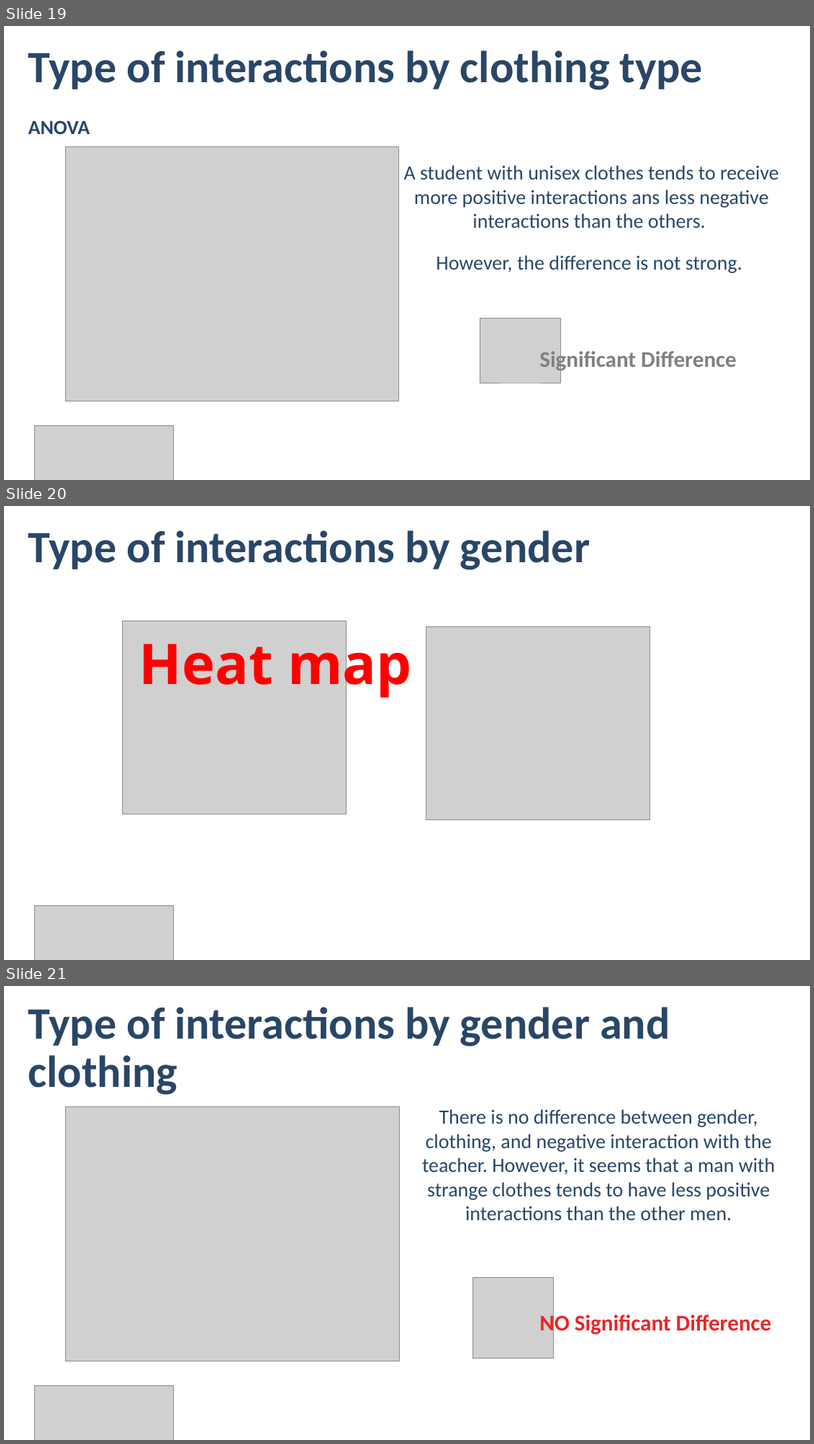
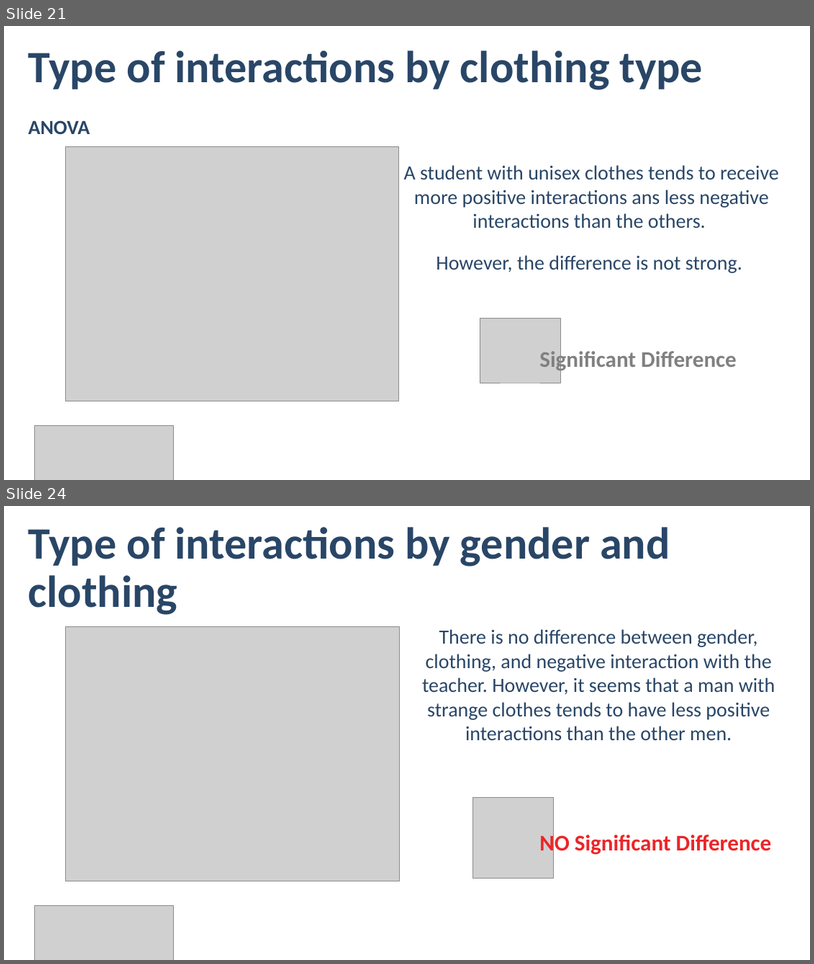
Before and after one commit to ogrnz/analytics-consulting, a slide deck: A/Presentation Case A.pptx. Shown one above the other, each under a label of ours: slides 19, 20 and 21 before the commit, slides 21 and 24 after it; the slides between them are not shown. The pictures are 814x1444 and 814x964 pixels, drawn with LibreOffice and Linux fonts; fonts in the diff are those of the drawing; grey boxes stand for pictures; background and template pictures are left out. Boxes give left, top, right and bottom in pixels: in the first picture for what was removed or moved away, otherwise in the second. Text is boxed around its words. In the diff, an @@ line names an element or a change of style, - is before the commit and + after.

```diff
--- a/A/Presentation Case A.pptx
+++ b/A/Presentation Case A.pptx
@@ slide 20 removed at (4, 506, 810, 960), background #FFFFFF @@
@@ text removed at (28, 530, 590, 570) @@
-Type of interactions by gender
@@ picture removed at (122, 621, 346, 814) @@
@@ text removed at (139, 631, 412, 698) @@
-Heat map
@@ picture removed at (426, 626, 650, 819) @@
@@ picture removed at (34, 906, 173, 960) @@
@@ page number removed at (383, 915, 450, 950) @@
-20
@@ what was slide 19 is now slide 21 @@
@@ what was slide 21 is now slide 24 @@
```
Also in this commit, not shown: 11 slides changed, 4 slides added, 1 other slide removed.
